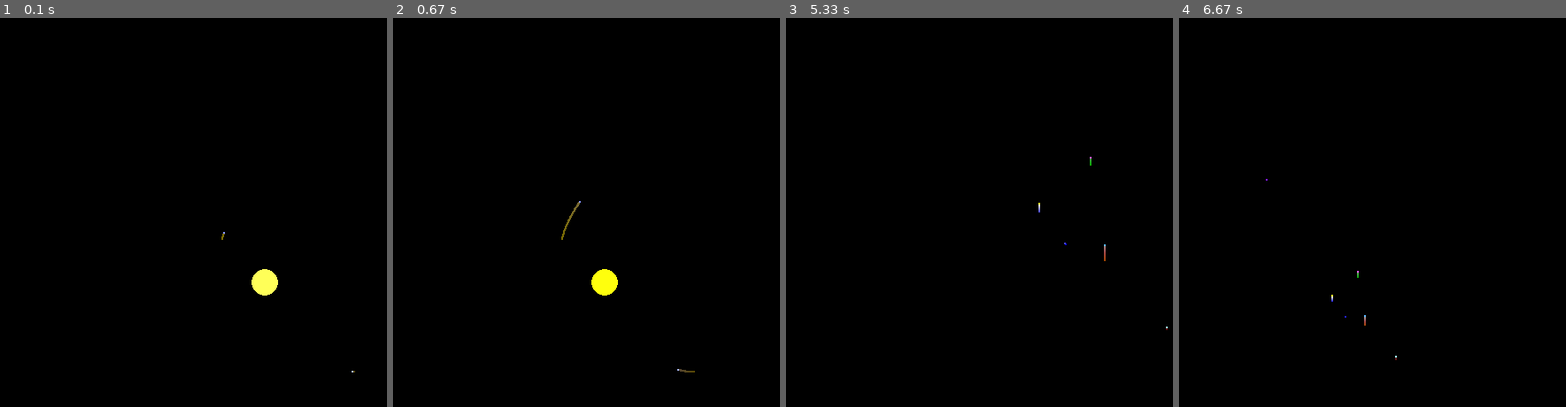
Above: before the commit, frames 1-4 (left to right).
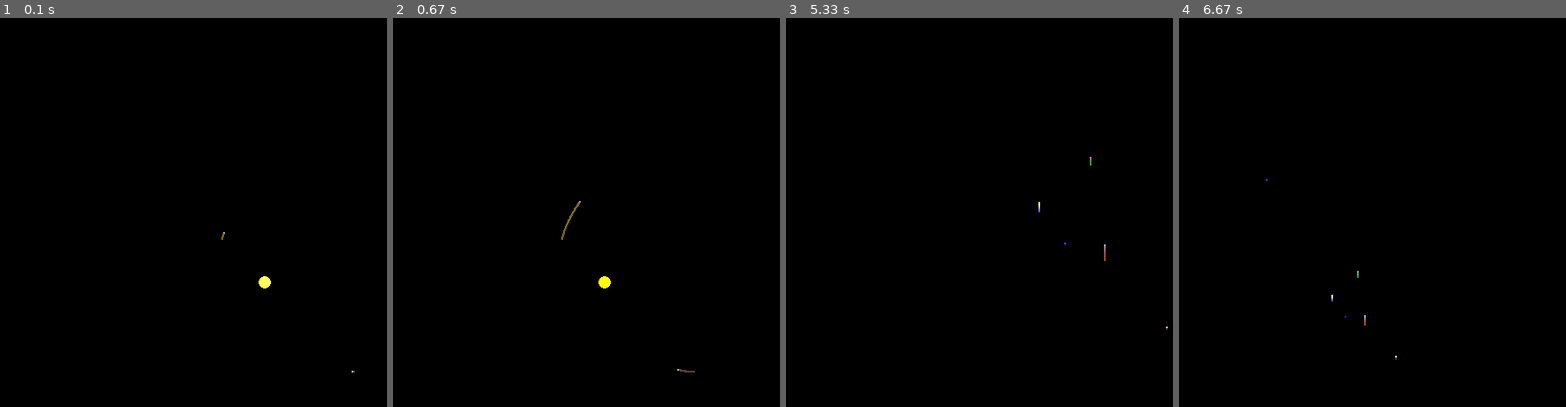
Above: after the commit, the same moments.

Repository: horstjens/PygamePlanets
Game: pygame game, started from planetgame.py
Same seed, same stepped clock (60 frames per second), same inputs: the game is played once before the commit and once after it.
Inputs (mouse positions are in pixels of both pictures, inside the frame that each line leads up to):
- Up to frame 1 (0.1 s): no input
- Up to frame 2 (0.67 s): hold 5 from 0.33 s (still down); hold Right from 0.33 s (still down)
- Up to frame 3 (5.33 s): release 5 at 0.8 s; release Right at 0.8 s; tap 0 at 0.83 s; hold Right 1.17-1.63 s; move the mouse to (1103, 399) at 1.2 s; tap Space at 1.23, 1.53, 1.73, 2.07, 2.37, 2.57, 2.87, 3.13, 3.47, 3.77, 3.9, 4.3, 4.6, 4.97 s; tap - at 1.32, 2.65, 3.98 s; hold Up 1.67-1.97 s; hold Right 2-2.47 s; tap 5 at 2.15, 3.55, 5.05 s; hold Left 2.5-3.03 s; move the mouse to (1130, 99) at 2.53 s; hold Down 3.07-3.37 s; hold Left 3.4-3.8 s; hold Up 3.83-4.2 s; move the mouse to (1114, 329) at 3.87 s; hold Right 4.23-4.87 s; hold Down 4.9-5.27 s; hold Left from 5.3 s (still down)
- Up to frame 4 (6.67 s): move the mouse to (1318, 177) at 5.33 s; tap Space at 5.37, 5.67, 5.87, 6.17, 6.37 s; tap - at 5.45 s; release Left at 5.77 s; hold Right 5.8-6.27 s; hold Up 6.3-6.6 s; tap 5 at 6.45 s; hold Right from 6.63 s (still down)

The runs differ from the first frame. In frame 1, 0.3% of the frame differs, in the area x 64-72%, y 64-72%; in frame 2, 0.3%; in frame 3, less than 0.1%; in frame 4, nothing differs.

Commit message:
sun and gas planets

Diff:
--- a/particles.py
+++ b/particles.py
@@ -79,7 +79,7 @@
         self.elasticity = 0.9
         self.history = []
         self.sun = sun
-        print ("sun",self.sun)
+        print ("sun")
 
     def move(self):
         """ Update position based on speed, angle """
@@ -122,8 +122,10 @@
 
         theta = math.atan2(dy, dx)
         force = 0.2 * self.mass * other.mass / dist**2
-        self.accelerate((theta- 0.5 * math.pi, force/self.mass))
-        other.accelerate((theta+ 0.5 * math.pi, force/other.mass))
+        if self.mass > 0:
+            self.accelerate((theta- 0.5 * math.pi, force/self.mass))
+        if other.mass > 0:
+            other.accelerate((theta+ 0.5 * math.pi, force/other.mass))
 
 class Environment:
     """ Defines the boundary of a simulation and its properties """
--- a/planetgame.py
+++ b/planetgame.py
@@ -77,7 +77,7 @@
 
 #-------------------Sun--------------------
 particle_mass = 240
-particle_size = calculateRadius(particle_mass) *2
+particle_size = calculateRadius(particle_mass)
 x = 300
 y = 300
 
@@ -143,7 +143,7 @@
                 key_to_function[event.key](universe_screen)
             if event.key == pygame.K_5:
                 ## create a new star with intitial random speed
-                particle_mass = 50
+                particle_mass = 0.001
                 particle_size = calculateRadius(particle_mass)
                 x = pygame.mouse.get_pos()[0]  #universe_screen.width
                 y = pygame.mouse.get_pos()[1]  #* universe_screen.magnification
@@ -278,14 +278,28 @@
         y = int(universe_screen.my + (universe_screen.dy + p.y) * universe_screen.magnification)
         size = int(p.size * universe_screen.magnification)
 
-
+        #if p.sun and random.random() < 0.01:
+        #     # protuberanz partikel wegscheißen
+        #     particle_mass = 0.0001
+        #     particle_size = calculateRadius(particle_mass)
+        #     #x = p.x + p.size #ygame.mouse.get_pos()[0]  #universe_screen.width
+        #     #y = pygame.mouse.get_pos()[1]  #* universe_screen.magnification
+        #
+        #     #   px = x / universe_screen.magnification  - universe_screen.mx / universe_screen.magnification - universe_screen.dx
+        #     #   py = y / universe_screen.magnification  - universe_screen.my / universe_screen.magnification - universe_screen.dy
+        #     px = p.x + p.size * (random.random()*4-2)
+        #     py = p.y + p.size * (random.random()*4-2)
+        #     universe.addParticles(mass=particle_mass, size=particle_size, speed=.2,
+        #                              colour=(random.randint(0,255),random.randint(0,255),255),
+        #                              x=px,y=py,angle=random.random()*2*math.pi)
 
         if size < 2:
             pygame.draw.rect(screen, p.colour, (x, y, 2, 2))
         else:
             if p.sun:
                 p.colour = (255,255,random.randint(0,100))
-                print("PUND")
+                #print("PUND!!!11!")
+
             pygame.draw.circle(screen, p.colour, (x, y), size, 0)
 
 
